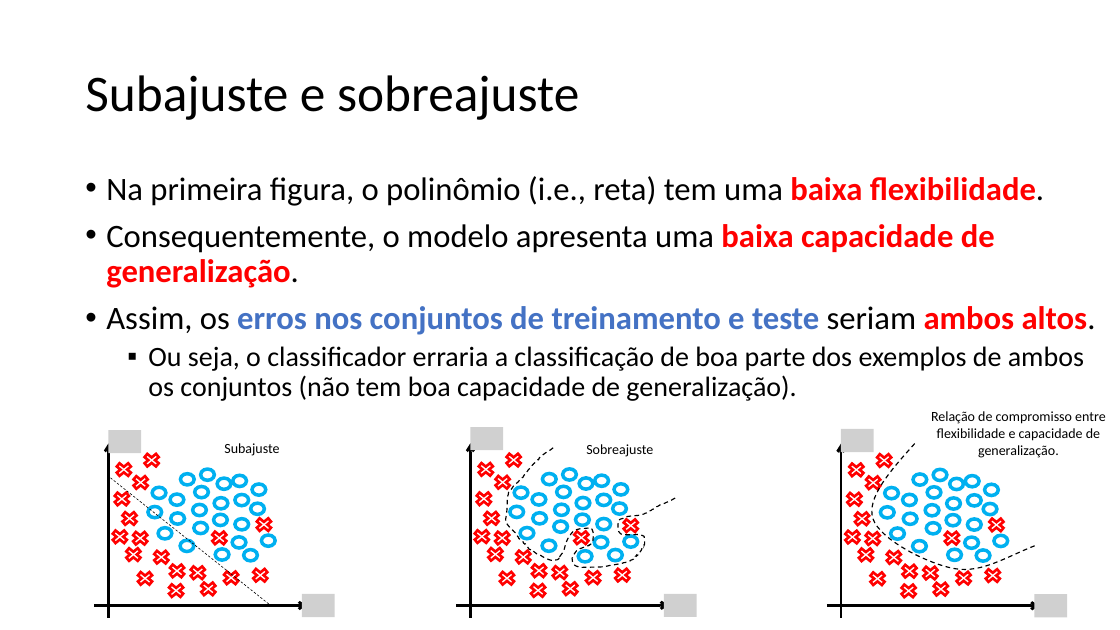
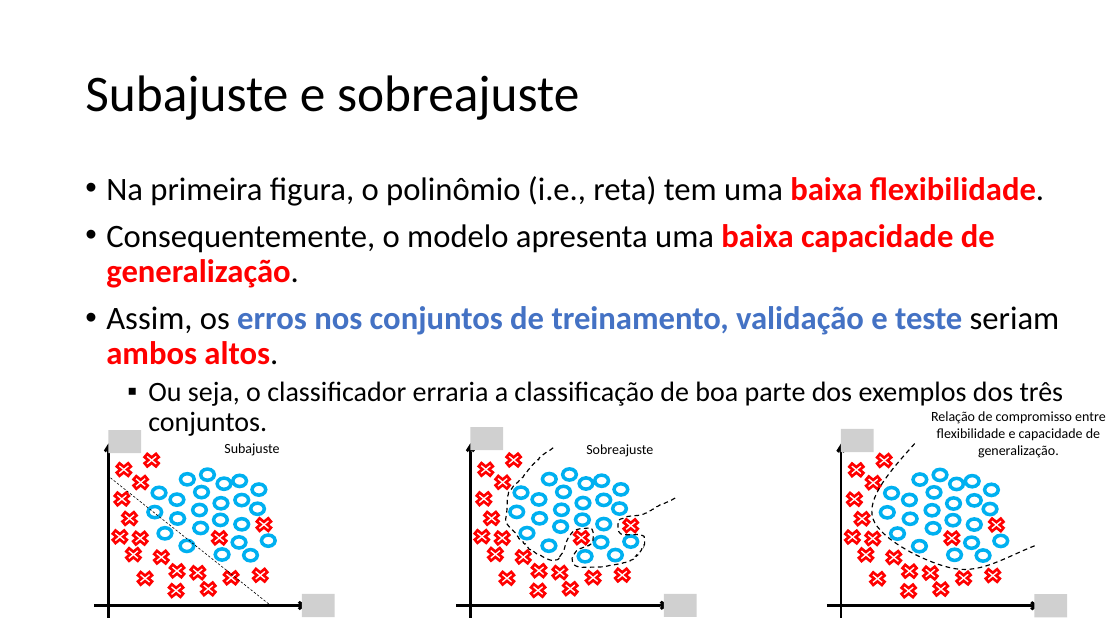
Before and after one commit to zz4fap/c24_inteligencia_artificial, a slide deck: slide 43 of slides/C24_Classificação.pptx. Drawn at 1120x630 pixels with LibreOffice and Linux fonts; fonts in the diff are those of the drawing; grey boxes stand for pictures. Boxes give left, top, right and bottom in pixels: in the first picture for what was removed or moved away, otherwise in the second. Text is boxed around its words. In the diff, an @@ line names an element or a change of style, - is before the commit and + after.

```diff
--- a/slides/C24_Classificação.pptx
+++ b/slides/C24_Classificação.pptx
@@ text at (106,306,1064,436): text changed @@
-• Assim, os erros nos conjuntos de treinamento e teste seriam ambos altos.
-  ▪ Ou seja, o classificador erraria a classificação de boa parte dos exemplos de ambos os conjuntos (não tem boa capacidade de generalização).
+• Assim, os erros nos conjuntos de treinamento, validação e teste seriam ambos altos.
+  ▪ Ou seja, o classificador erraria a classificação de boa parte dos exemplos dos três conjuntos.
```
Also in this commit, not shown: 3 other slides changed, 1 slide removed, 2 other files.
